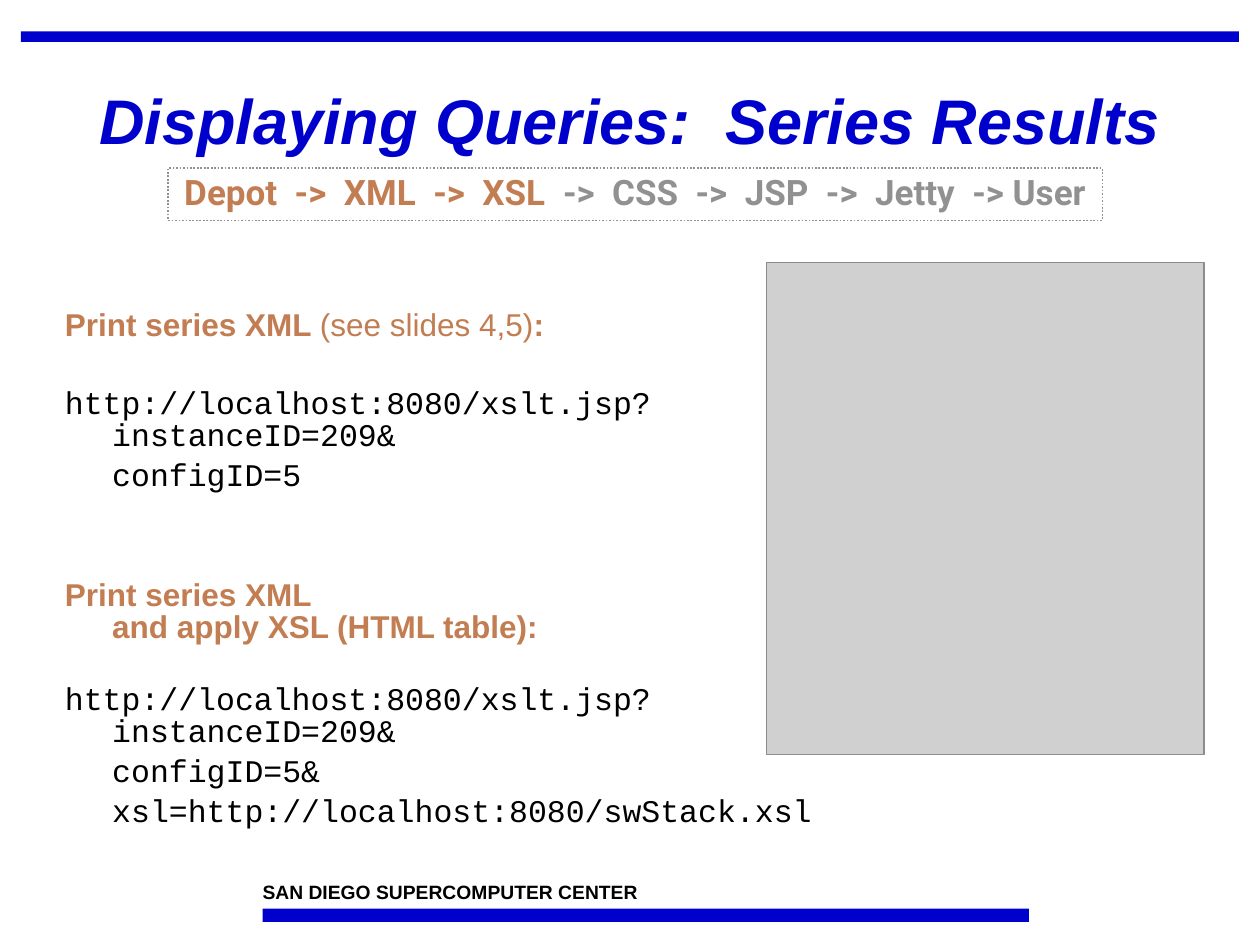
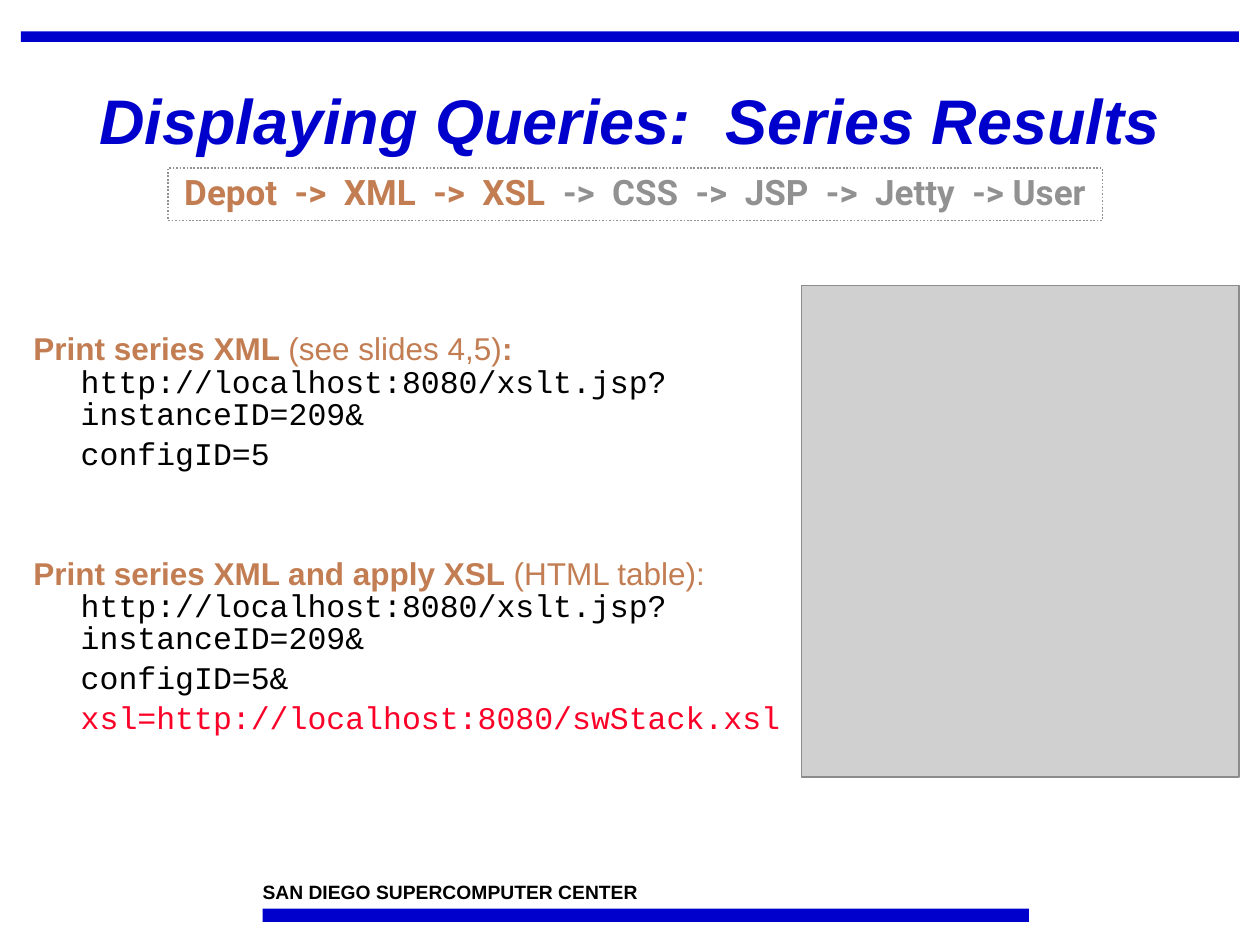
Before and after one commit to IncaProject/inca-xsede, a slide deck: slide 10 of talks/feb-06-workshop/dataConsumers.ppt. Drawn at 1260x945 pixels with LibreOffice and Linux fonts; fonts in the diff are those of the drawing; grey boxes stand for pictures; background and template pictures are left out. Boxes give left, top, right and bottom in pixels: in the first picture for what was removed or moved away, otherwise in the second. Text is boxed around its words. In the diff, an @@ line names an element or a change of style, - is before the commit and + after.

```diff
--- a/talks/feb-06-workshop/dataConsumers.ppt
+++ b/talks/feb-06-workshop/dataConsumers.ppt
@@ text "Print series XML (see slides ...": place and size @@
-text "Print series XML (see slides ..." at box(65, 313, 811, 829)
+text "Print series XML (see slides ..." at box(33, 337, 780, 736)
@@ picture: place and size @@
-picture at box(766, 262, 1203, 753)
+picture at box(801, 285, 1239, 776)
@@ text at box(33, 337, 667, 426): text changed @@
-Print series XML (see slides 4,5):
-http://localhost:8080/xslt.jsp?
-instanceID=209&
+Print series XML (see slides 4,5):
+http://localhost:8080/xslt.jsp?
+instanceID=209&
@@ text at box(33, 562, 705, 650): text changed @@
-Print series XML
-and apply XSL (HTML table):
-http://localhost:8080/xslt.jsp?
-instanceID=209&
+Print series XML and apply XSL (HTML table):
+http://localhost:8080/xslt.jsp?
+instanceID=209&
@@ text at box(81, 706, 780, 736): text colour #000000 to #FC0128 in "xsl=http://localhost:8080/swStack.xsl" @@
```
Also in this commit, not shown: 5 other slides changed, 1 slide removed, 3 other files.
